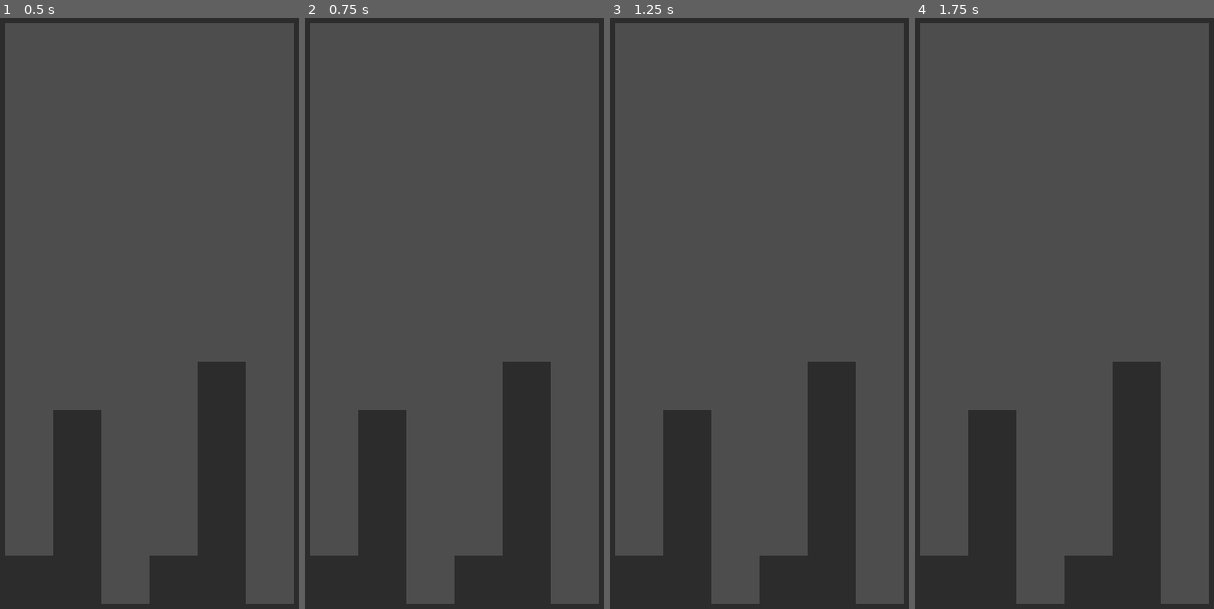
Above: before the commit, frames 1-4 (left to right).
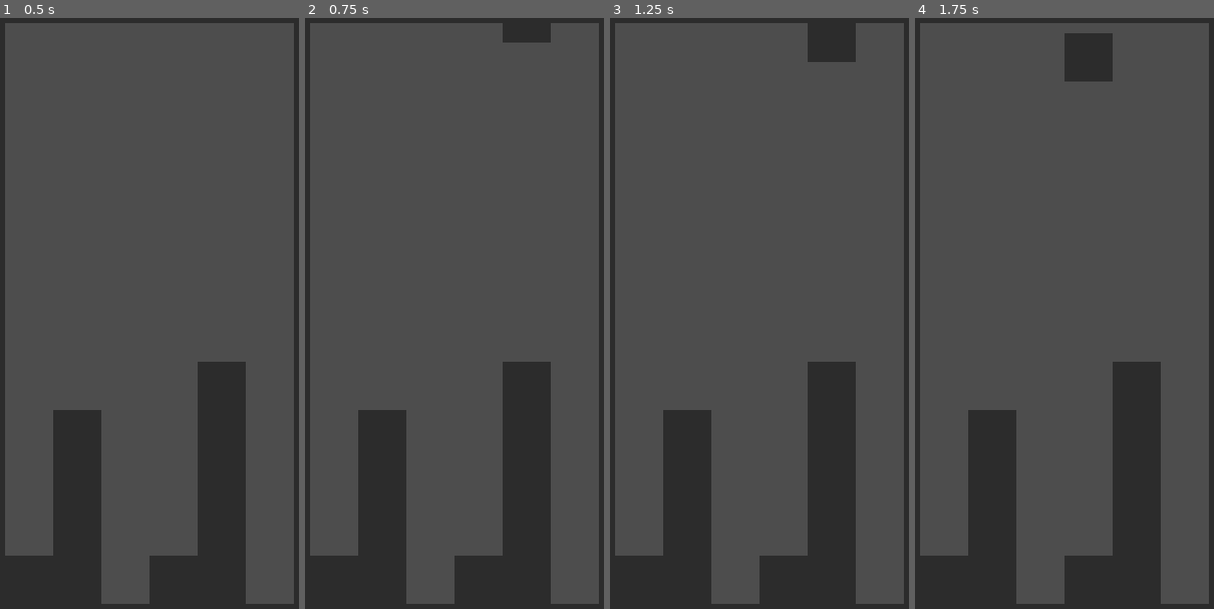
Above: after the commit, the same moments.

Repository: HyperGameDev/puyopuyolike
Game: Godot game, scene res://main_scene.tscn
Two runs of this game, one before a commit and one after it. Both use one fixed random seed, a clock stepped at 60 frames per second and the inputs below.
Inputs:
- Up to frame 1 (0.5 s): no input
- Up to frame 2 (0.75 s): tap Enter at 0.5 s; hold D (Right) from 0.53 s (still down)
- Up to frame 3 (1.25 s): keep holding D (Right)
- Up to frame 4 (1.75 s): tap Space at 1.25 s; release D (Right) at 1.28 s; hold Left (Left) from 1.28 s (still down)

Frame 1 is identical in both runs. In frame 2, 0.5% of the frame differs, in the area x 66-83%, y 0-5%; in frame 3, 1.1%; in frame 4, 1.3%, in the area x 50-67%, y 2-11%.
Error before the commit: Parse Error: Identifier "area_entered" not declared in the current scope. (res://Objects/area_piece.gd:25)

Commit message:
Revert "converting to multiple areas"
This reverts commit 939f4720fe62eb8a93d6dc1a3c9e39461998ba7e.

Diff:
--- a/Objects/area_piece.gd
+++ b/Objects/area_piece.gd
@@ -1,4 +1,4 @@
-class_name Piece extends Node3D
+class_name Piece extends Area3D
 
 signal grounded
 
@@ -82,7 +82,7 @@
 			Piece.piece_types.PLAYER:
 				if not piece_sees_on_right(area):
 					area.unblocked_left.emit(false)
-					print(name,": ",name," unblocked on left at ")
+					print(name,": ",name," unblocked on left")
 			Piece.piece_types.PLACED:
 				check_for_match()
 			_:
--- a/Objects/area_piece.tscn
+++ b/Objects/area_piece.tscn
@@ -8,25 +8,20 @@
 
 [sub_resource type="BoxShape3D" id="BoxShape3D_8h3d3"]
 
-[node name="Node_Piece" type="Node3D"]
+[node name="Area_Piece" type="Area3D"]
+collision_layer = 2
+collision_mask = 2
 script = ExtResource("1_cwjv0")
-fallen = null
-piece_type = null
-piece_color = null
 
 [node name="Mesh" type="MeshInstance3D" parent="."]
 mesh = SubResource("BoxMesh_2c62f")
 
-[node name="Area_Right" type="Area3D" parent="."]
+[node name="Collision_Right" type="CollisionShape3D" parent="."]
 transform = Transform3D(1, 0, 0, 0, 1, 0, 0, 0, 1, 1, 0, 0)
-
-[node name="Collision" type="CollisionShape3D" parent="Area_Right"]
 shape = SubResource("BoxShape3D_gyfs4")
 debug_color = Color(0, 0.6, 0.7, 0.42)
 
-[node name="Area_Bottom" type="Area3D" parent="."]
-transform = Transform3D(1, 0, 0, 0, 1, 0, 0, 0, 1, 0, -1, 0)
-
-[node name="Collision" type="CollisionShape3D" parent="Area_Bottom"]
+[node name="Collision_Bottom" type="CollisionShape3D" parent="."]
+transform = Transform3D(1, 0, 0, 0, 1, 0, 0, 0, 1, -1.58932e-08, -1, 0)
 shape = SubResource("BoxShape3D_8h3d3")
 debug_color = Color(0, 0.6, 0.7, 0.42)
--- a/main_scene.tscn
+++ b/main_scene.tscn
@@ -30,57 +30,57 @@
 unique_name_in_owner = true
 transform = Transform3D(1, 0, 0, 0, 1, 0, 0, 0, 1, 3.3, 0, 0)
 
-[node name="Node_Piece2" parent="Grid" instance=ExtResource("2_2c62f")]
+[node name="Area_Piece2" parent="Grid" instance=ExtResource("2_2c62f")]
 transform = Transform3D(1, 0, 0, 0, 1, 0, 0, 0, 1, 5, 1, 0)
 fallen = true
 piece_type = 2
 
-[node name="Node_Piece" parent="Grid" instance=ExtResource("2_2c62f")]
+[node name="Area_Piece" parent="Grid" instance=ExtResource("2_2c62f")]
 transform = Transform3D(1, 0, 0, 0, 1, 0, 0, 0, 1, 4, 1, 0)
 fallen = true
 piece_type = 2
 
-[node name="Node_Piece3" parent="Grid" instance=ExtResource("2_2c62f")]
+[node name="Area_Piece3" parent="Grid" instance=ExtResource("2_2c62f")]
 transform = Transform3D(1, 0, 0, 0, 1, 0, 0, 0, 1, 5, 2, 0)
 fallen = true
 piece_type = 2
 
-[node name="Node_Piece4" parent="Grid" instance=ExtResource("2_2c62f")]
+[node name="Area_Piece4" parent="Grid" instance=ExtResource("2_2c62f")]
 transform = Transform3D(1, 0, 0, 0, 1, 0, 0, 0, 1, 5, 3, 0)
 fallen = true
 piece_type = 2
 
-[node name="Node_Piece5" parent="Grid" instance=ExtResource("2_2c62f")]
+[node name="Area_Piece5" parent="Grid" instance=ExtResource("2_2c62f")]
 transform = Transform3D(1, 0, 0, 0, 1, 0, 0, 0, 1, 5, 4, 0)
 fallen = true
 piece_type = 2
 
-[node name="Node_Piece11" parent="Grid" instance=ExtResource("2_2c62f")]
+[node name="Area_Piece11" parent="Grid" instance=ExtResource("2_2c62f")]
 transform = Transform3D(1, 0, 0, 0, 1, 0, 0, 0, 1, 5, 5, 0)
 fallen = true
 piece_type = 2
 
-[node name="Node_Piece6" parent="Grid" instance=ExtResource("2_2c62f")]
+[node name="Area_Piece6" parent="Grid" instance=ExtResource("2_2c62f")]
 transform = Transform3D(1, 0, 0, 0, 1, 0, 0, 0, 1, 2, 1, 0)
 fallen = true
 piece_type = 2
 
-[node name="Node_Piece7" parent="Grid" instance=ExtResource("2_2c62f")]
+[node name="Area_Piece7" parent="Grid" instance=ExtResource("2_2c62f")]
 transform = Transform3D(1, 0, 0, 0, 1, 0, 0, 0, 1, 1, 1, 0)
 fallen = true
 piece_type = 2
 
-[node name="Node_Piece8" parent="Grid" instance=ExtResource("2_2c62f")]
+[node name="Area_Piece8" parent="Grid" instance=ExtResource("2_2c62f")]
 transform = Transform3D(1, 0, 0, 0, 1, 0, 0, 0, 1, 2, 2, 0)
 fallen = true
 piece_type = 2
 
-[node name="Node_Piece9" parent="Grid" instance=ExtResource("2_2c62f")]
+[node name="Area_Piece9" parent="Grid" instance=ExtResource("2_2c62f")]
 transform = Transform3D(1, 0, 0, 0, 1, 0, 0, 0, 1, 2, 3, 0)
 fallen = true
 piece_type = 2
 
-[node name="Node_Piece10" parent="Grid" instance=ExtResource("2_2c62f")]
+[node name="Area_Piece10" parent="Grid" instance=ExtResource("2_2c62f")]
 transform = Transform3D(1, 0, 0, 0, 1, 0, 0, 0, 1, 2, 4, 0)
 fallen = true
 piece_type = 2
